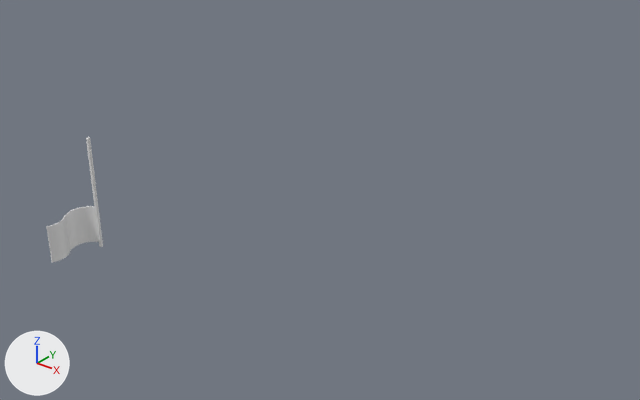
The FBX model Assets/Flagge.fbx as it was, and as the next commit left it.
Before and after are seen from a camera (50 mm lens) standing at (33.6, -23.4, 20.9) and looking at (12.6, 2.9, 4.6). The lights are fixed; the arrows at lower left show +X, +Y and +Z. Where no turn or scale is listed for an object, it has been applied to the vertices.
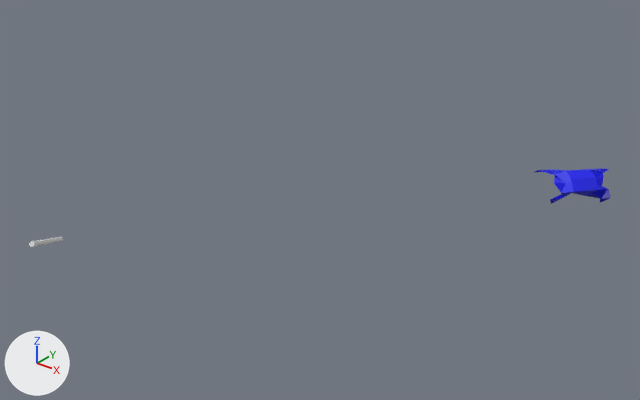
The edits, one by one:
Material 'Material.001' (mat_material_001) is new.
Its base color is (0.0, 0.00231, 0.8) (blue #0008e7).
Mesh me_plane_001 is new.
It has 49 vertices, 36 faces and spans x 12.57..15.47, y 13.61..16.49, z 0.31..1.75.
It uses material mat_material_001 (blue #0008e7).
Object 'Cylinder.001' (ob_cylinder_001) moves from (-0.34, 0.96, 1.73) to (7.36, -6.93, 4.96).
Object 'Cylinder.001' (ob_cylinder_001) turns from (0, 0, 0) to (64, 0, 47) degrees about x, y and z.
Object 'Cylinder' (ob_cylinder) is deleted.
Object 'Plane' (ob_plane) is new; it shows me_plane_001.
Its location is (7.36, -6.93, 4.96).

Changed parts and their boxes [x1, y1, x2, y2] in the pictures (640 x 400 px):
'Cylinder', deleted
    before: [46, 206, 99, 263]
'Plane', added (blue)
    after: [535, 168, 611, 204]
'Cylinder.001', moved, turned
    before: [86, 137, 103, 247]
    after: [29, 237, 63, 247]
